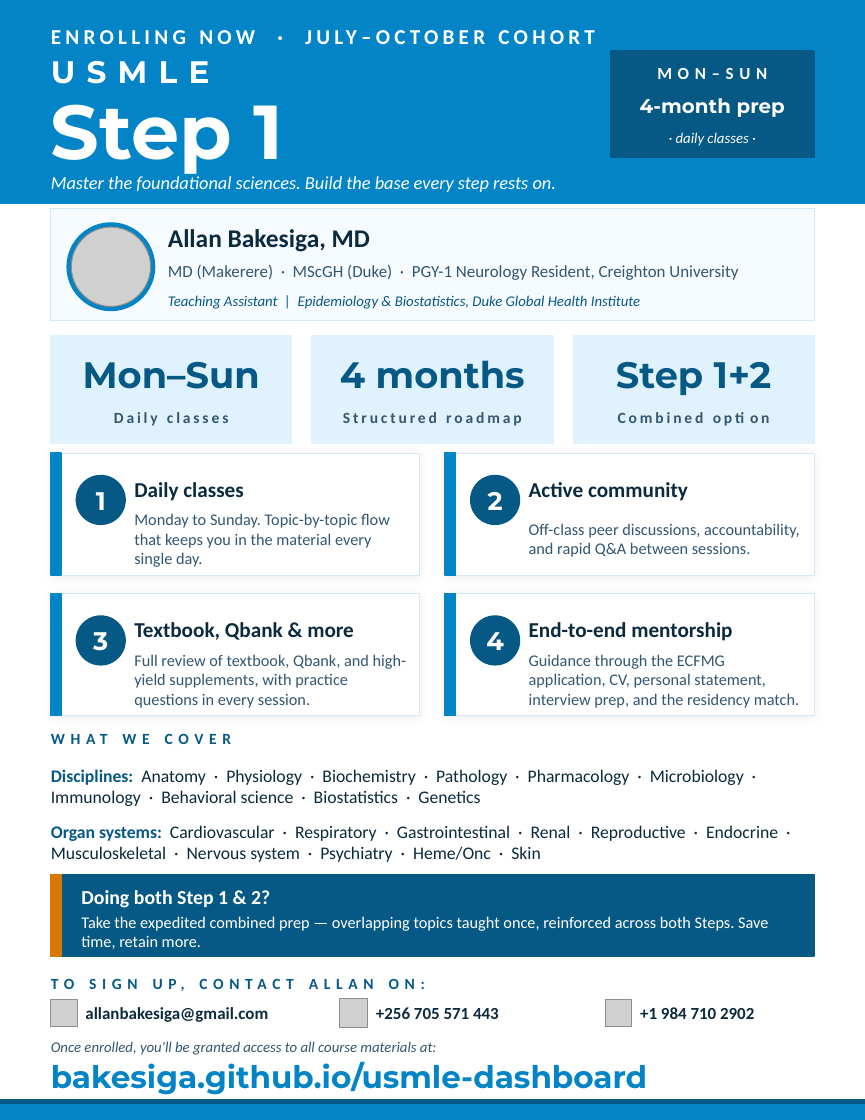
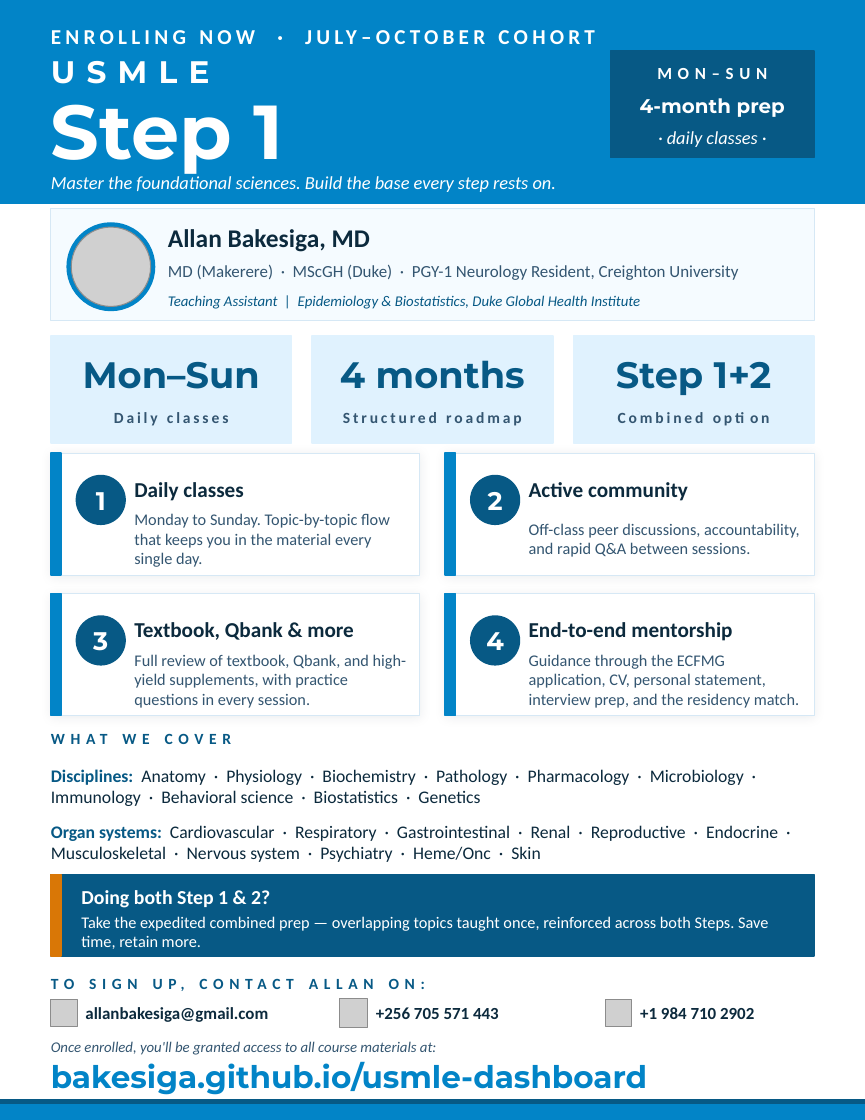
Before and after one commit to Bakesiga/usmle-dashboard, a slide deck: slide 1 of outputs/flyers/USMLE_Step1_Flyer.pptx. Drawn at 865x1120 pixels with LibreOffice and Linux fonts; fonts in the diff are those of the drawing; grey boxes stand for pictures. Boxes give left, top, right and bottom in pixels: in the first picture for what was removed or moved away, otherwise in the second. Text is boxed around its words. In the diff, an @@ line names an element or a change of style, - is before the commit and + after.

Commit message:
Flyers: enlarge 'daily classes' line in top-right stamp

```diff
--- a/outputs/flyers/USMLE_Step1_Flyer.pptx
+++ b/outputs/flyers/USMLE_Step1_Flyer.pptx
@@ text "· daily classes ·" at box(667, 131, 757, 147): size 10.5 to 13 pt @@
```
Also in this commit, not shown: 2 other files.
